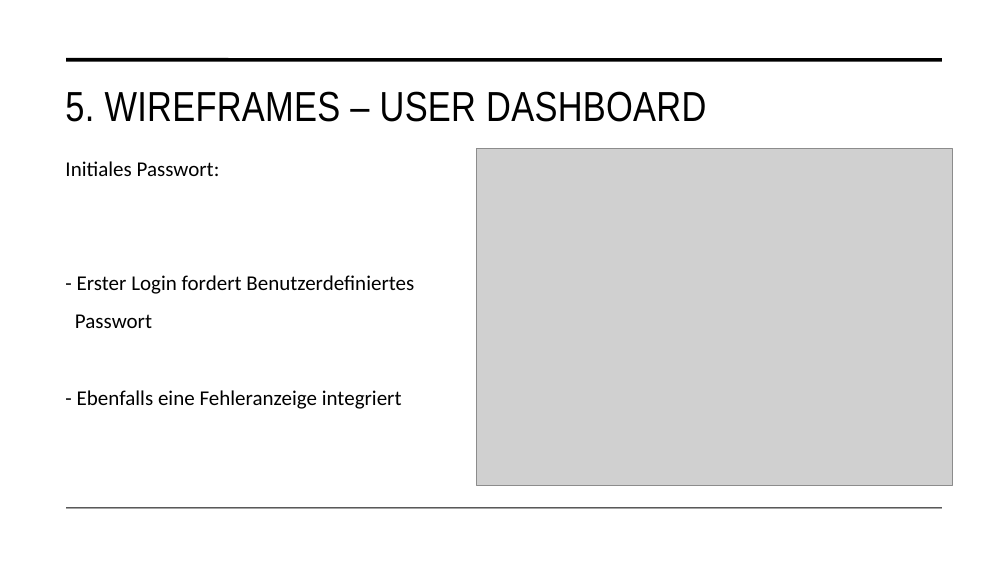
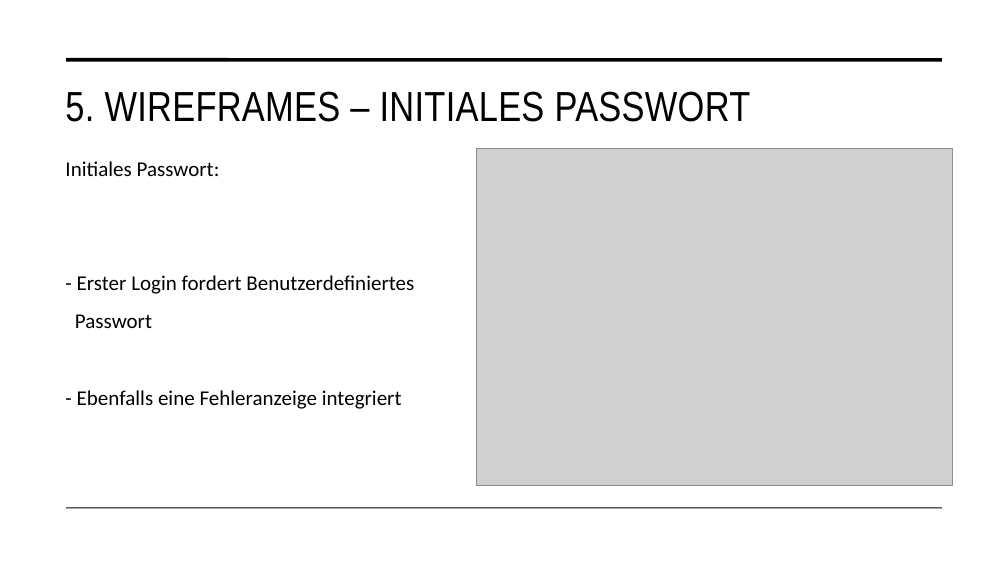
Before and after one commit to malu254/Eifrige-Otter-PM, a slide deck: slide 15 of Abgabe/Dokumentation/Präsentation.pptx. Drawn at 1008x567 pixels with LibreOffice and Linux fonts; fonts in the diff are those of the drawing; grey boxes stand for pictures. Boxes give left, top, right and bottom in pixels: in the first picture for what was removed or moved away, otherwise in the second. Text is boxed around its words. In the diff, an @@ line names an element or a change of style, - is before the commit and + after.

```diff
--- a/Abgabe/Dokumentation/Präsentation.pptx
+++ b/Abgabe/Dokumentation/Präsentation.pptx
@@ title at (65,91,751,122): text changed @@
-5. WIREFRAMES – USER DASHBOARD
+5. WIREFRAMES – INITIALES PASSWORT
```
Also in this commit, not shown: 6 other slides changed.
